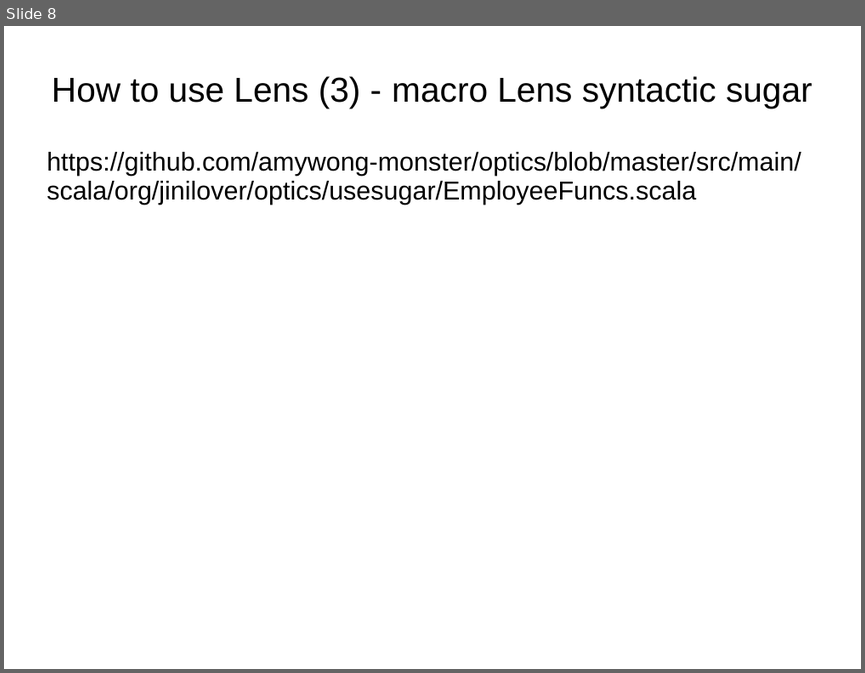
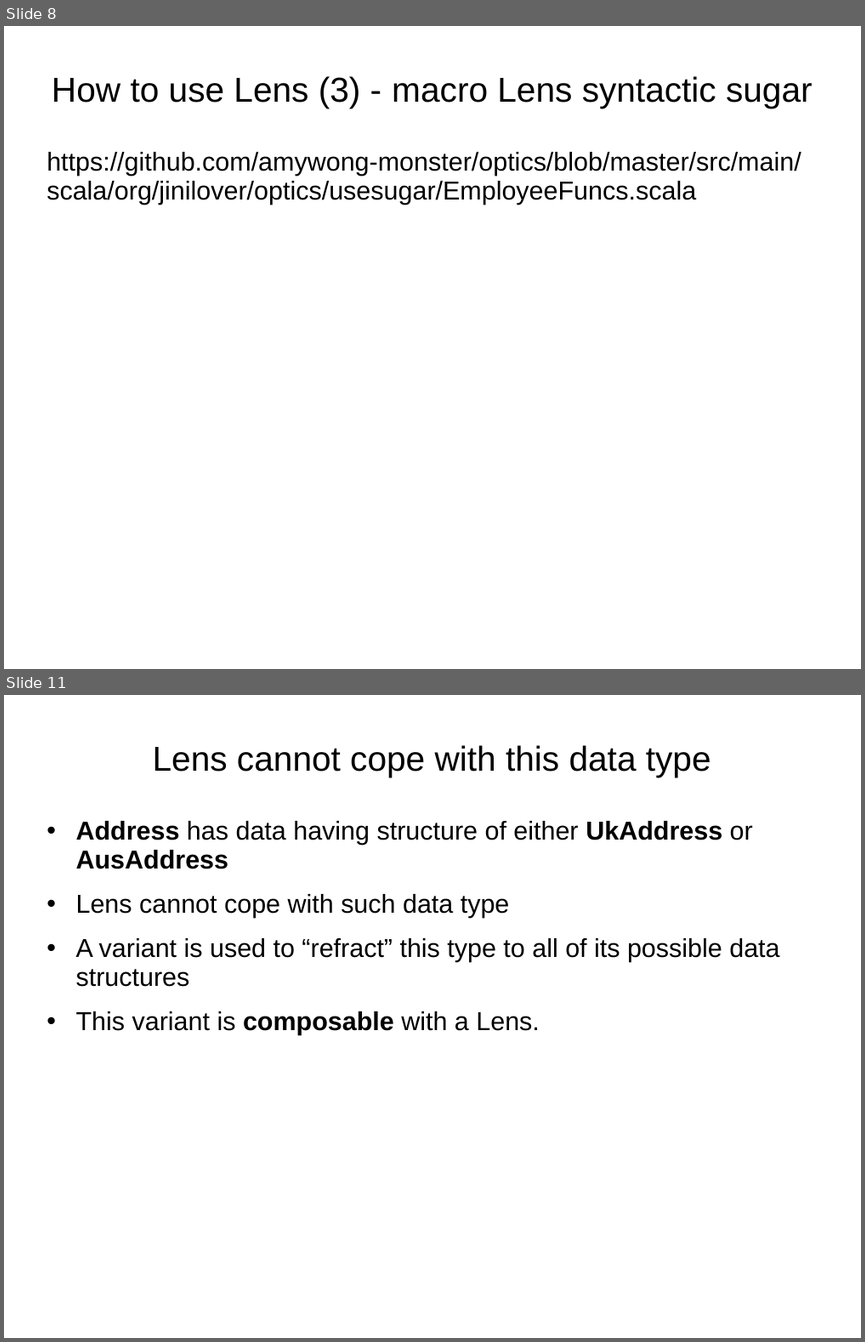
Before and after one commit to amywong-monster/Presentations, a slide deck: 2021-08-05-Update-immutable-data.ppt. Shown one above the other, each under a label of ours: slide 8 before the commit, slides 8 and 11 after it; the slides between them are not shown. The pictures are 865x673 and 865x1342 pixels, drawn with LibreOffice and Linux fonts; fonts in the diff are those of the drawing. Boxes give left, top, right and bottom in pixels: in the first picture for what was removed or moved away, otherwise in the second. Text is boxed around its words. In the diff, an @@ line names an element or a change of style, - is before the commit and + after.

```diff
--- a/2021-08-05-Update-immutable-data.ppt
+++ b/2021-08-05-Update-immutable-data.ppt
@@ slide 11 added at <box>4,695,861,1338</box>, background #FFFFFF @@
@@ title added at <box>153,745,711,777</box>, 32 pt, text #000000 @@
+Lens cannot cope with this data type
@@ text added at <box>76,821,779,1035</box>, 24 pt, text #000000 @@
+• Address has data having structure of either UkAddress or AusAddress
+• Lens cannot cope with such data type
+• A variant is used to “refract” this type to all of its possible data structures
+• This variant is composable with a Lens.
```
Also in this commit, not shown: 3 slides changed, 5 other slides added.
